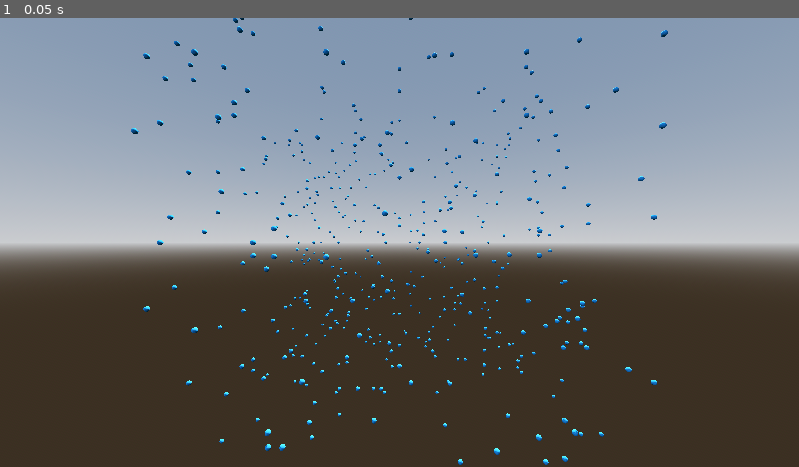
Above: before the commit, frame 1.
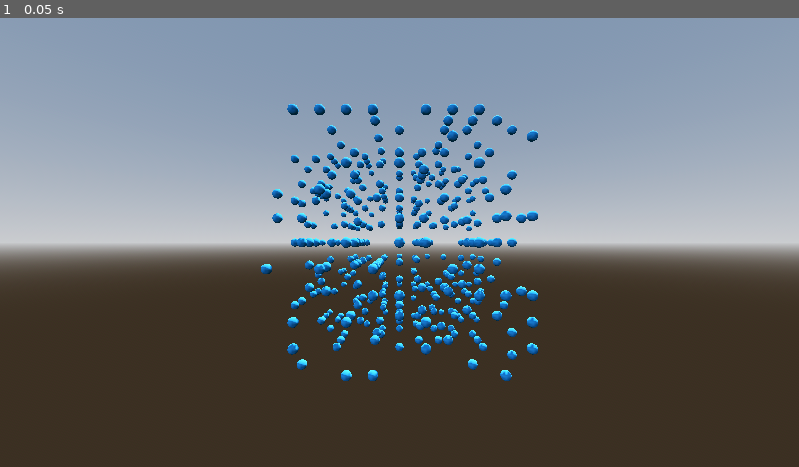
Above: after the commit, the same moment.

Repository: zedzee37/sph
Game: Godot game, scene res://test/sph_test/sph_manual_test.tscn
The game is run twice, just before and just after one commit, with the same random seed, the same clock (stepped at 60 frames per second) and the same inputs. The project has no main scene, so this scene is started directly.
Inputs:
- Up to frame 1 (0.05 s): no input

The runs differ from the first frame. In frame 1, 5.9% of the frame differs, in the area x 16-84%, y 0-100%.

Commit message:
density and volume

Diff:
--- a/scripts/sph_sim.gd
+++ b/scripts/sph_sim.gd
@@ -4,6 +4,8 @@
 
 @export var particle_count: int = 500
 @export var bounding_box_size: int = 20
+@export var smoothing_radius: float = 0.1
+@export var mass: float = 1.0
 
 
 @onready var _visualizer: MultiMeshSphVisualizer = $MultiMeshSphVisualizer
@@ -12,13 +14,15 @@
 	-bounding_box_size, -bounding_box_size, -bounding_box_size
 )
 @onready var _c2 := _c1 * -1
+@onready var target_volume: float = smoothing_radius * particle_count
+@onready var target_density = (mass * particle_count) / target_volume
 
 
 var _particles: Array[Particle] = []
 
 
 func _ready() -> void:
-
+	print_debug(target_density)
 	randomize()
 	for i in range(particle_count):
 		@warning_ignore("NARROWING_CONVERSION")
--- a/test/sph_test/sph_manual_test.tscn
+++ b/test/sph_test/sph_manual_test.tscn
@@ -41,6 +41,7 @@
 
 [node name="SphSim" type="Node3D" parent="."]
 script = ExtResource("2_8ew16")
+bounding_box_size = 5
 metadata/_custom_type_script = "uid://441qi8ajru7s"
 
 [node name="MultiMeshSphVisualizer" type="MultiMeshInstance3D" parent="SphSim"]
@@ -50,7 +51,7 @@
 
 [node name="PivotCamera" type="Node3D" parent="."]
 script = ExtResource("4_k50nr")
-arm_length = 40.0
+arm_length = 16.0
 speed_scaling = 300.0
 
 [node name="Camera3D" type="Camera3D" parent="PivotCamera"]
